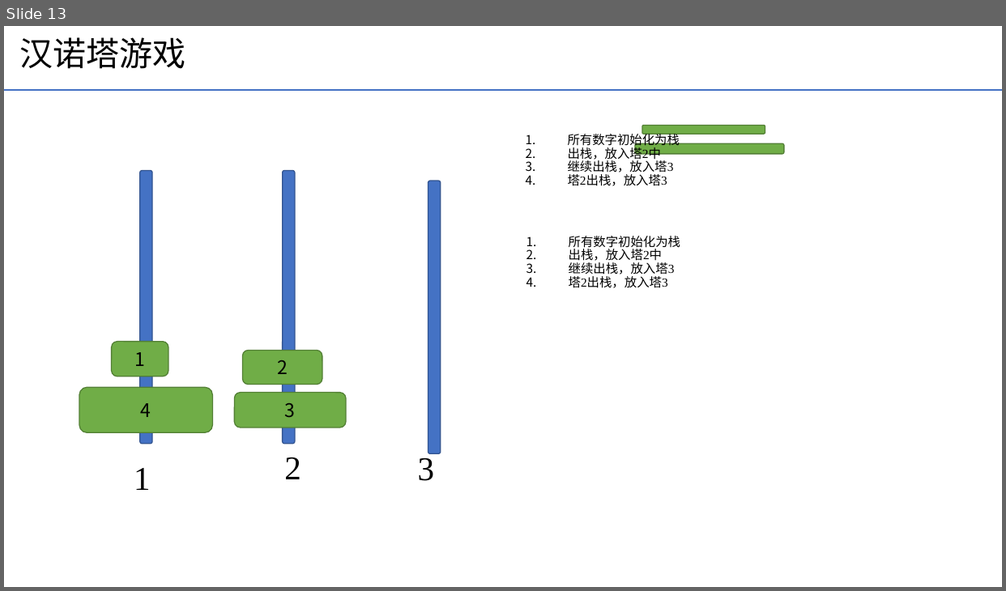
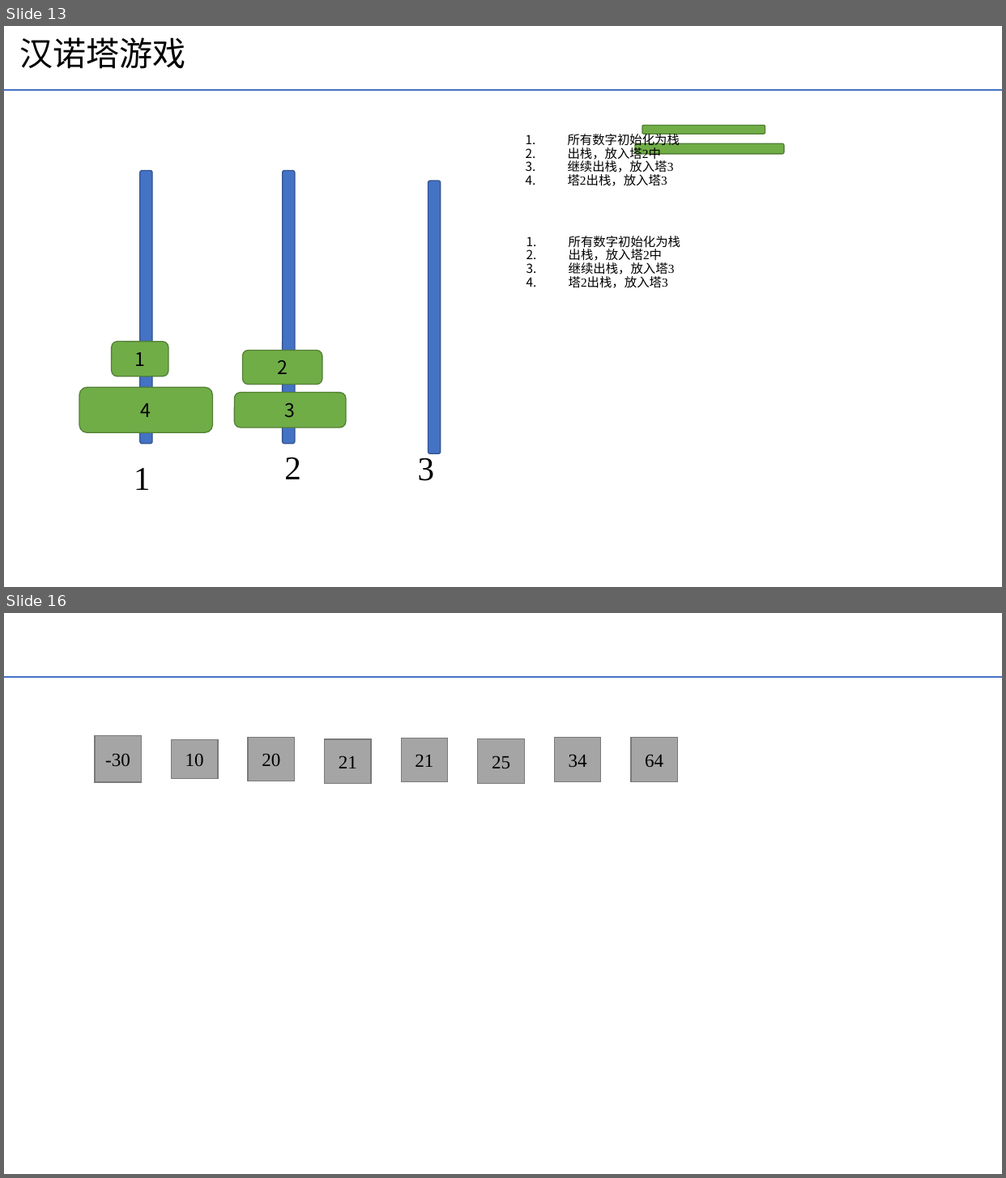
Before and after one commit to yechong316/Python-function, a slide deck: 数据结构与算法/线性表/数据结构可视化辅助理解，便于代码开发.pptx. Shown one above the other, each under a label of ours: slide 13 before the commit, slides 13 and 16 after it; the slides between them are not shown. The pictures are 1006x591 and 1006x1178 pixels, drawn with LibreOffice and Linux fonts; fonts in the diff are those of the drawing. Boxes give left, top, right and bottom in pixels: in the first picture for what was removed or moved away, otherwise in the second. Text is boxed around its words. In the diff, an @@ line names an element or a change of style, - is before the commit and + after.

```diff
--- a/数据结构与算法/线性表/数据结构可视化辅助理解，便于代码开发.pptx
+++ b/数据结构与算法/线性表/数据结构可视化辅助理解，便于代码开发.pptx
@@ slide 16 added at (x1=4, y1=613, x2=1002, y2=1174), background #FFFFFF; not listed: 1 template element that a slide beside it also shows @@
@@ rectangle added at (x1=95, y1=736, x2=141, y2=782), fill #A5A5A5, outline #7A7A7A 1 pt, 18 pt, text #000000 @@
+-30
@@ rectangle added at (x1=172, y1=740, x2=218, y2=778), fill #A5A5A5, outline #7A7A7A 1 pt, 18 pt, text #000000 @@
+10
@@ rectangle added at (x1=248, y1=737, x2=295, y2=781), fill #A5A5A5, outline #7A7A7A 1 pt, 18 pt, text #000000 @@
+20
@@ rectangle added at (x1=325, y1=739, x2=371, y2=784), fill #A5A5A5, outline #7A7A7A 1 pt, 18 pt, text #000000 @@
+21
@@ rectangle added at (x1=402, y1=738, x2=448, y2=782), fill #A5A5A5, outline #7A7A7A 1 pt, 18 pt, text #000000 @@
+21
@@ rectangle added at (x1=478, y1=739, x2=524, y2=783), fill #A5A5A5, outline #7A7A7A 1 pt, 18 pt, text #000000 @@
+25
@@ rectangle added at (x1=554, y1=737, x2=601, y2=781), fill #A5A5A5, outline #7A7A7A 1 pt, 18 pt, text #000000 @@
+34
@@ rectangle added at (x1=632, y1=737, x2=678, y2=781), fill #A5A5A5, outline #7A7A7A 1 pt, 18 pt, text #000000 @@
+64
```
Also in this commit, not shown: 3 other files.
